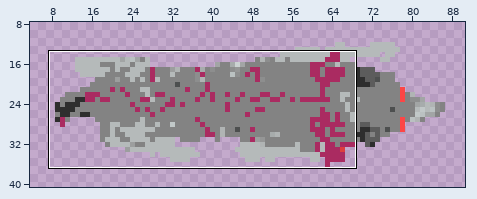
Sprite sheet, stored at src/assets/sprites/wolf_04.png. The picture above shows the old version from afar; the outline marks the close-up.
Close-up. Old version:
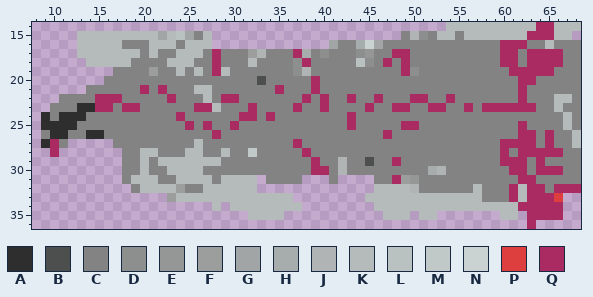
The file is 100x50 pixels. Pixels under 10% opacity are left out. Colours within 5 levels of each other are drawn and written as one. Shown: x 8..68, y 14..36. The wide view leaves out empty margins. The commit also changed other parts of the picture, which this record leaves out.
Palette (. is transparent): A #2e2e2e  B #4d4f4f  C #838383  D #8d8e8e  E #959696  F #9c9e9e  G #a2a5a5  H #a7acac  J #b0b4b4  K #b5baba  L #bac1c1  M #c1c8c8  N #cbd2d2  P #dd3e3e  Q #aa2b61
After the commit:
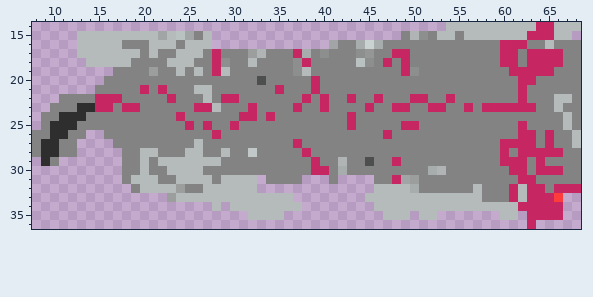
Changes in this commit:
@@ palette @@
-P #dd3e3e
+P #ff3c3c
-Q #aa2b61
+Q #c62763
@@ x 8..68 @@
 15 .....KKKKKKKKKGKLGCK.....................CJDCKKCKKKKKKKQQQKK.
-16 .....KKKKKCCCKKKCKKK.............GCCHNGCCCCCCCCCCCCCQQQCCKCCC
+16 .....KKKKKCCCKKKCKKK.............GCCHNHCCCCCCCCCCCCCQQQCCKCCC
 17 .....KKKKKKKCKCCKKKCQCCCFJCCCQHCDCCCDECCQQCCCCCCCCCCQQCQQQQCC
-18 ......KKKKKCCCCKKKCCQCCCKCCCCDQCCCCCLDCQCQCCCCCCCCCCQQCQQQQCC
-19 .........CCCCFCCKCKCQKCCCCCCCDJCCCCCCCCCCQDCCCCCCCCCCQQQQQCCC
+18 ......KKKKKCCCCKKKCCQDCCKCCCCDQCCCCCLDCQCQCCCCCCCCCCQQCQQQQCC
+19 .........CCCCFCCKCKCQKCCCCCCCDKCCCCCCCCCCQDCCCCCCCCCCQQQQQCCC
 20 ........CCCCCCCCCCCCCCCCCBCCCCCQCCCCCCCCCCCCCCCCCCCCCCQQCCCCC
-21 ......CCCCCCQCQCCCKKCCCCCCCQCCCQCCCCCCCCCCCCCCCCCCCCCCQCCCCCC
+21 .......CCCCCQCQCCCKKCCCCCCCQCCCQCCCCCCCCCCCCCCCCCCCCCCQCCCCCC
 22 ...CCCCQQQCCCCCQCCCKCQQCCCCCCCQCQCCQCCQCCCQQCCQCCCCCCCQCCCKKC
 23 ..CCCAAQQCQQCCCCCCQQKCCCQCCCCQCCQCCCCQCCQQCCQQCCQCQQQQQQCCKCC
-24 .ACAAACCCCCCCCCCQCCCCCCQQCQCCCCCCCCQCCCCCCCCCCCCCCCCCCCCCCCKC
-25 .AAAACCCCCCCCCCCCQCQCCQCCCCCCCCCCCCQCCCCCQQCCCCCCCCCCCQCCCCKC
-26 .CAACCAACCCCCCCCCCCCQCCCCCCCCCCCCCCCCCCQCCCCCCCCCCCCCCQQCQCCK
-27 .AQC.....CCCCCCCCCKCCCCCCCCCCQCCCCCCCCCCCCCCCCCCCCCCQQQQCQCCK
-28 ..Q.......CCKKCCCKKCCKCCMCCCCCQCCCCCCCCCCCCCCCCCCCCCQCQQQQQCC
-29 ..........CCKCKKKKKKKCCCCCCCCCCQCCJCCBCCQCCCCCCCCCCCQQQCQCCCC
-30 ..........CCKCCKKKKCCCCCCCCCCCCQQCJCCCCCCCCCHJCCCCCCCQQCQQQCC
-31 ..........CKKKCCKKKKCKKKK.CCCC...C....CCQFECCCCCCCCCCCQQCCCCC
-32 ...........CKKKKFCCKKKKKK.............KKKKJCCCCCCKCCCQKQQCQQQ
+24 .CCAAACCCCCCCCCCQCCCCCCQQCQCCCCCCCCQCCCCCCCCCCCCCCCCCCCCCCCKC
+25 .CAAACCCCCCCCCCCCQCQCCQCCCCCCCCCCCCQCCCCCQQCCCCCCCCCCCQCCCCKC
+26 CCAACC..CCCCCCCCCCCCQCCCCCCCCCCCCCCCCCCQCCCCCCCCCCCCCCQQCQCCK
+27 CAACC....CCCCCCCCCKCCCCCCCCCCQCCCCCCCCCCCCCCCCCCCCCCQQQQCQCCK
+28 CAACC.....CCKKCCCKKCCKCCMCCCCCQCCCCCCCCCCCCCCCCCCCCCQCQQQQQCC
+29 .AC.......CCKCKKKKKKKCCCCCCCCCCQCCJCCBCCQCCCCCCCCCCCQQQCQCCCC
+30 ..........CCKCCKKKKCCCCCCCCCCCCQQCHCCCCCCCCCHJCCCCCCCQQCQQQCC
+31 ..........CKKKCCKKKKCKKKK.CCCC...C....CCQGFCCCCCCCCCCCQQCCCCC
+32 ...........CKKKKFCCKKKKKK.............KKKKHCCCCCCKCCCQKQQCQQQ
 33 ...............FKKKKKKKKKKKKK........KKKKKKKKKKKKKCCCQKQQQP..
Boxes around the changes in both close-ups, in picture pixels (x1, y1, x2, y2):
changed: (32, 22, 581, 229)
